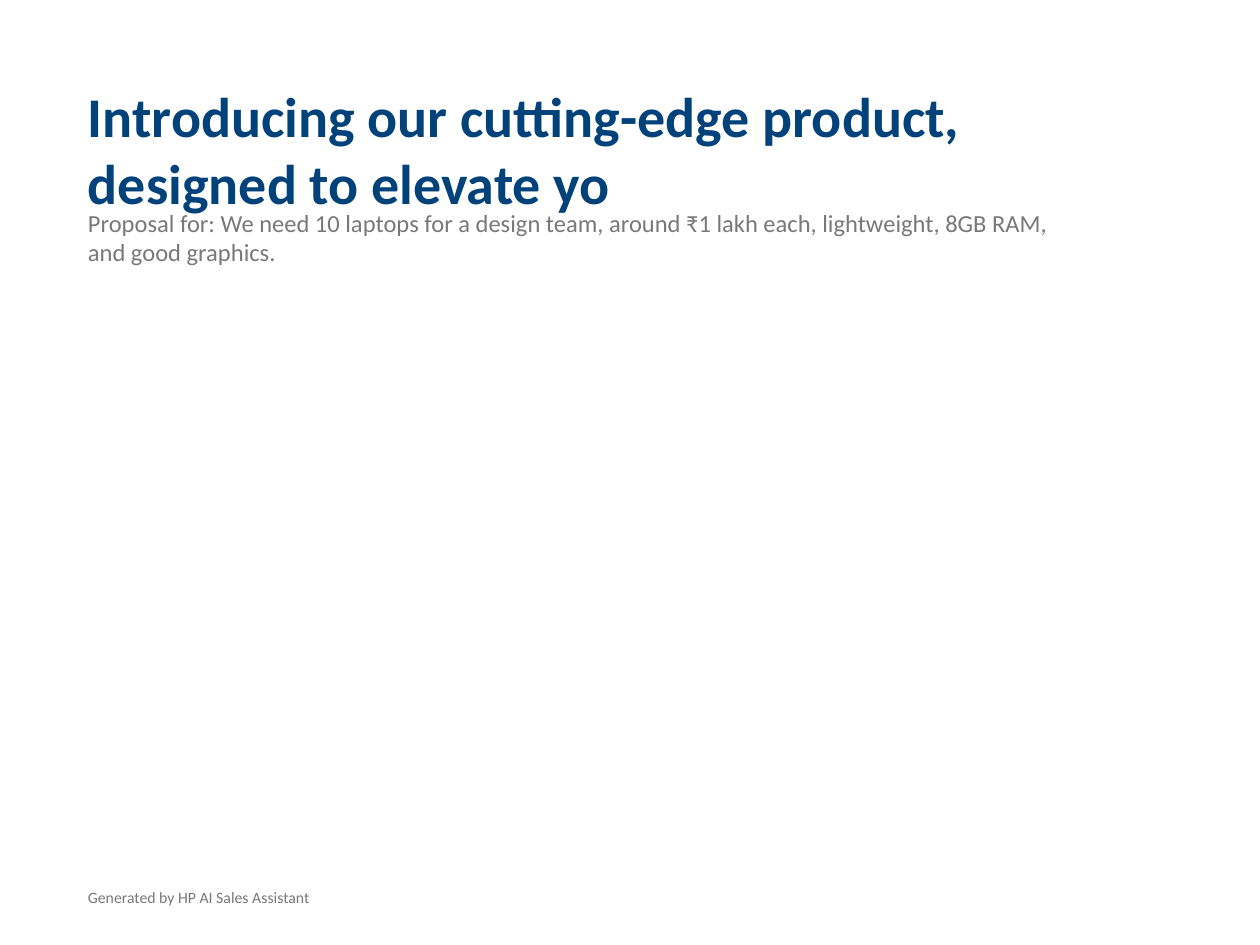
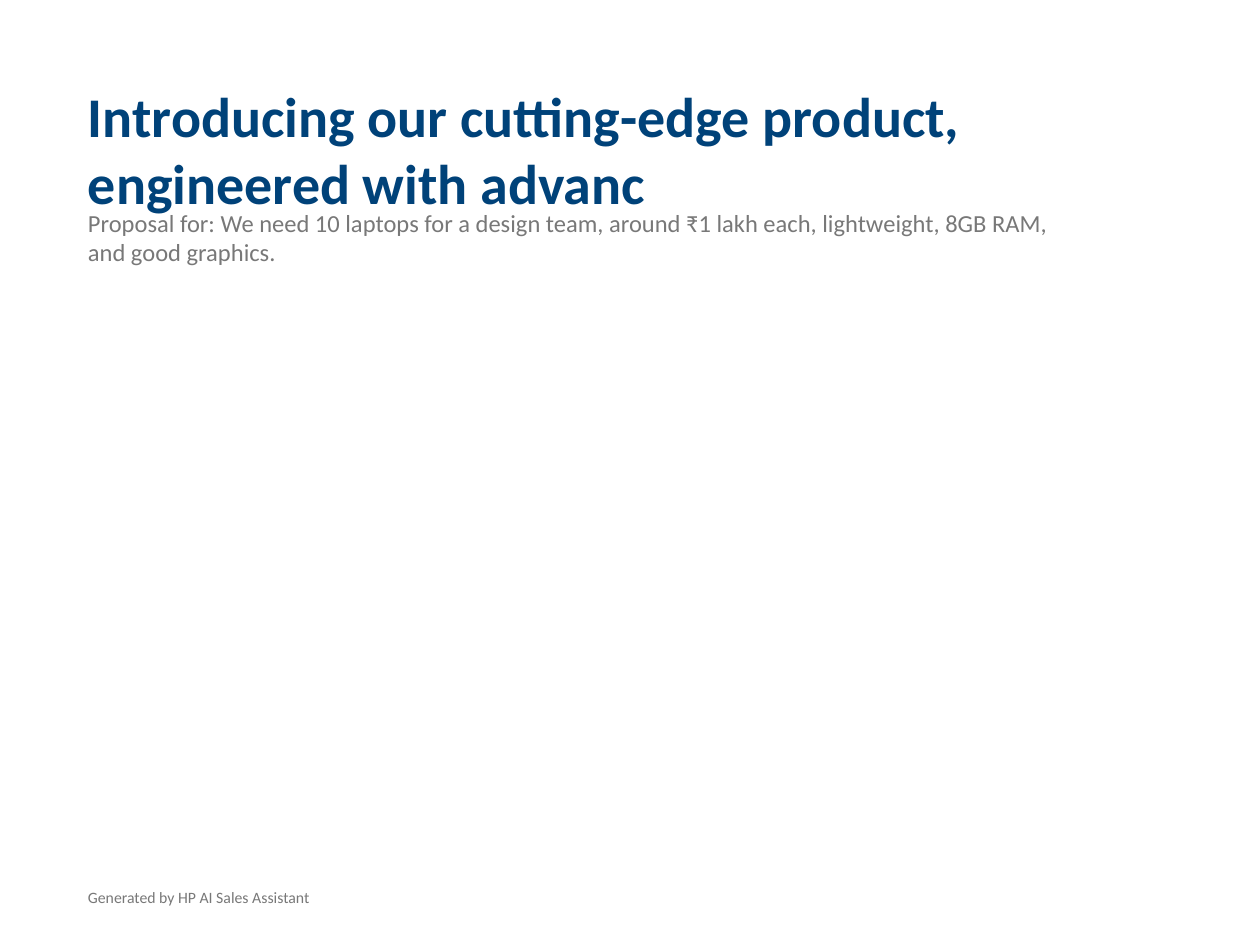
Before and after one commit to Abhinav-u2/hp-ai-deck-generator, a slide deck: slide 1 of HP_Proposal_Professional.pptx. Drawn at 1260x945 pixels with LibreOffice and Linux fonts; fonts in the diff are those of the drawing. Boxes give left, top, right and bottom in pixels: in the first picture for what was removed or moved away, otherwise in the second. Text is boxed around its words. In the diff, an @@ line names an element or a change of style, - is before the commit and + after.

```diff
--- a/HP_Proposal_Professional.pptx
+++ b/HP_Proposal_Professional.pptx
@@ text at (88,97,960,218): text changed @@
-Introducing our cutting-edge product, designed to elevate yo
+Introducing our cutting-edge product, engineered with advanc
```
Also in this commit, not shown: 6 other slides changed, 6 other files.
